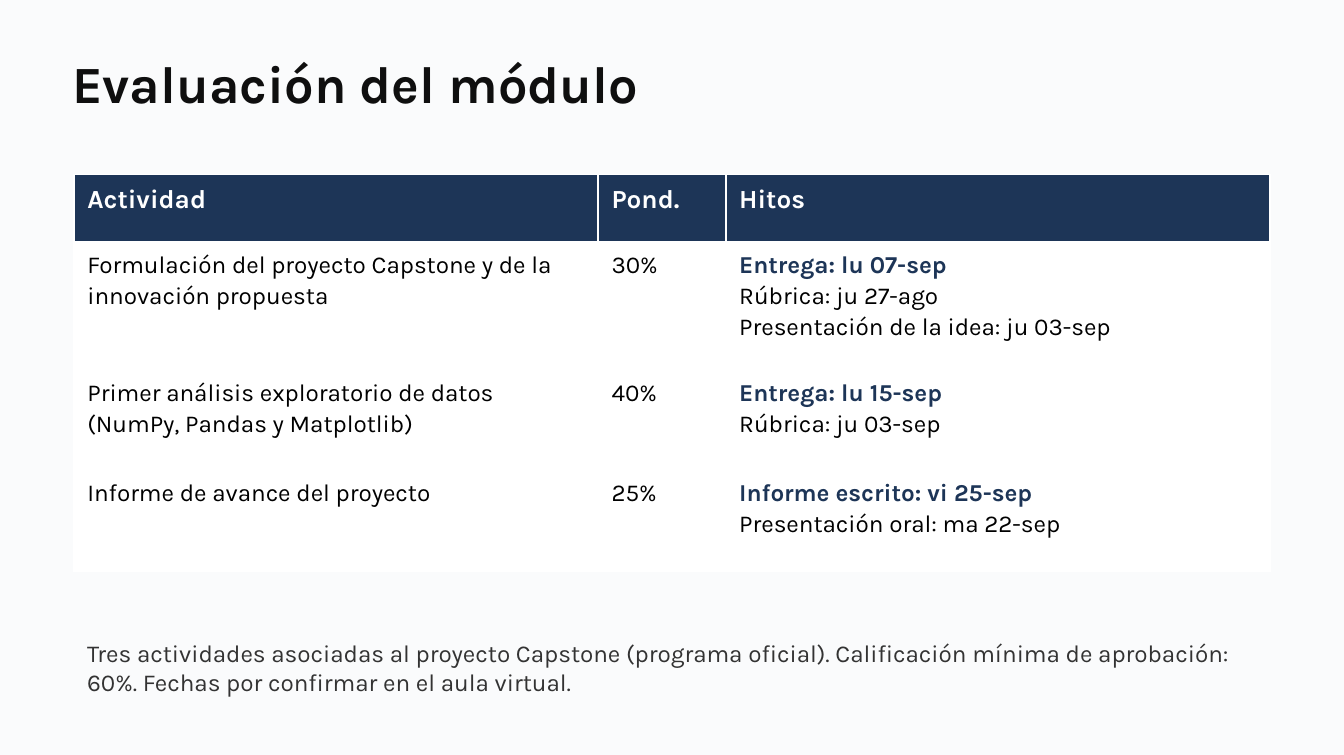
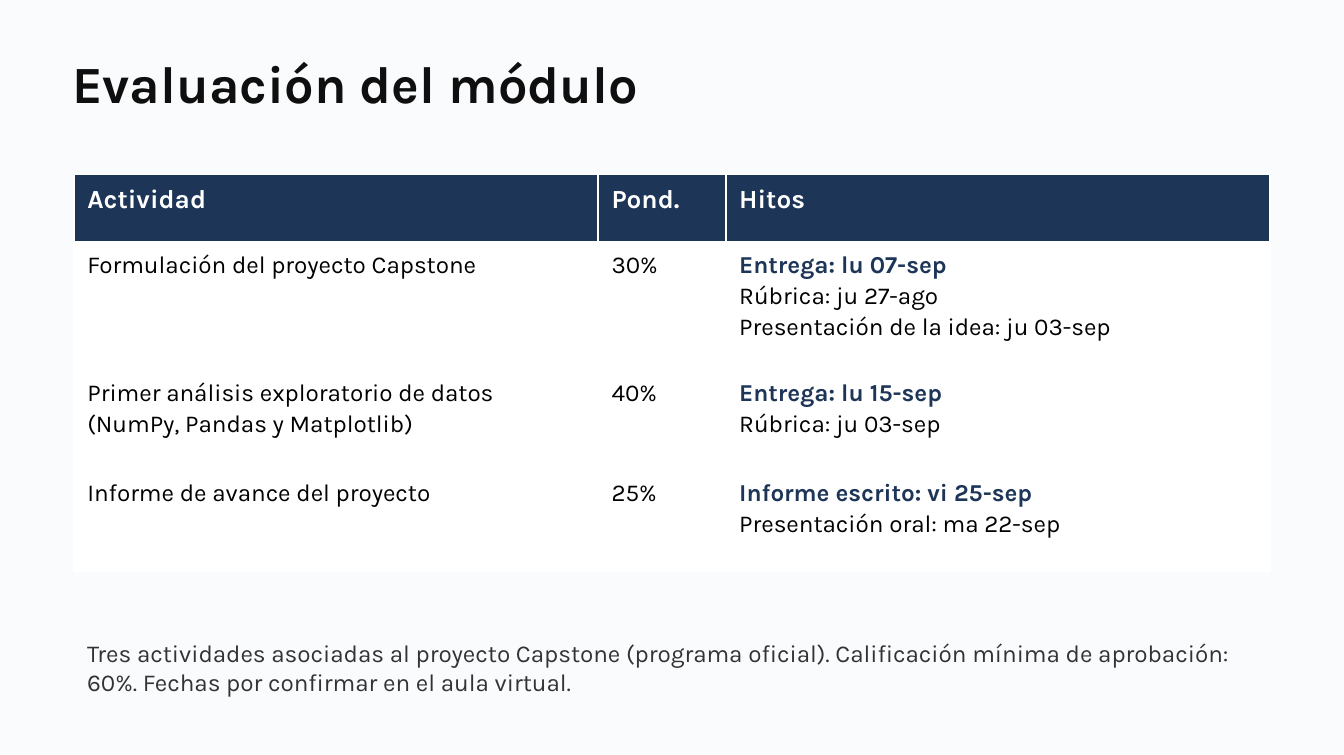
Before and after one commit to daniopitz/diplomado-cdd, a slide deck: slide 11 of presentaciones/clase01_fundamentos_ecosistema.pptx. Drawn at 1344x755 pixels with LibreOffice and Linux fonts; fonts in the diff are those of the drawing. Boxes give left, top, right and bottom in pixels: in the first picture for what was removed or moved away, otherwise in the second. Text is boxed around its words. In the diff, an @@ line names an element or a change of style, - is before the commit and + after.

```diff
--- a/presentaciones/clase01_fundamentos_ecosistema.pptx
+++ b/presentaciones/clase01_fundamentos_ecosistema.pptx
@@ table at (74, 175, 1270, 571) @@
-row 2, column 1: Formulación del proyecto Capstone y de la innovación propuesta
+row 2, column 1: Formulación del proyecto Capstone
```
Also in this commit, not shown: 2 other files.
